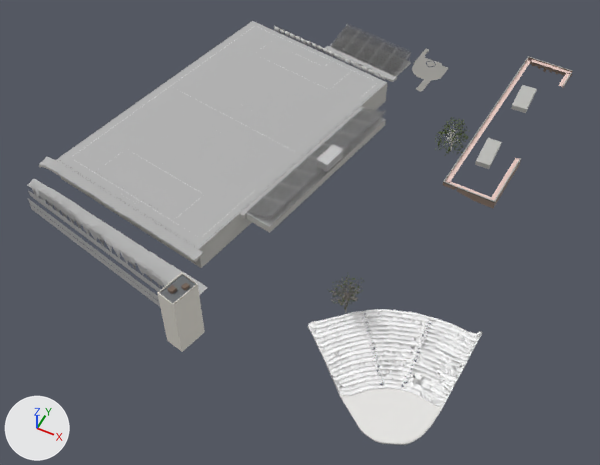
One commit to the glTF model models/main/lod/t_-2_0.glb: the scene before it, then after it.
Camera for both pictures: a 50 mm camera at (-136.0, -122.0, 351.0) aimed at (-229.0, 63.0, 119.0). The lights are fixed; the arrows at lower left show +X, +Y and +Z. The picture after the commit comes second. Where no turn or scale is listed for an object, it has been applied to the vertices. Vertices at exactly the same position are counted once.

In view in the first picture: 'Dickson_Roof_Box_N (ortho; type + 1.8 m height UNVERIFIED)', 'Feliciano forecourt concrete slabs + south walk (ortho 2020 out', 'Kasser_amphitheater_bowl_hl', 'PY_Dickson_wing_parapet_back_roofstrip_UNVERIFIED', 'Red Hawk NE core (flat-roof core, dark roof with equipment (ort', 'WS243_edge_wall_fr_front_walkway_UNVERIFIED', 'eu_rhd_north_retaining_wall', 'fr_stand_entry_steps', 'fr_stand_seating', 'fr_stand_under_pad', 'fs_turf', 'fu_deck_base_strip' and 10 more.
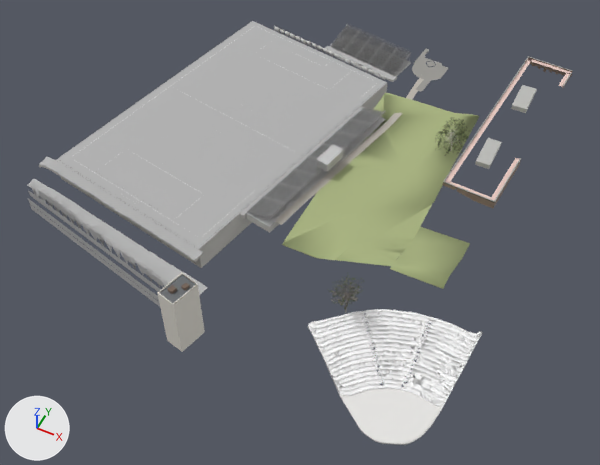
Where the newer file only moved an object's origin or applied its transform, the numbers keep the older frame.

The change, as a list of edits to the scene's bpy script:
```text
Add mat_ws248_paving_concrete_walk_joints_1p524m_uv:
    mat_ws248_paving_concrete_walk_joints_1p524m_uv = principled_material('WS248_Paving_concrete_walk_joints_1p524m_UV')
    mat_ws248_paving_concrete_walk_joints_1p524m_uv.base_color = (0.487, 0.451, 0.401)  # grey #b9b3aa
    mat_ws248_paving_concrete_walk_joints_1p524m_uv.roughness = 0.7
Change me_pz_feliciano_sw_dtm_edge_feather_unverified:
    used by ob_pz_feliciano_sw_dtm_edge_feather_unverified; location = (-258.7, 90.5, 133.1)
    remove me_pz_feliciano_sw_dtm_edge_feather_unverified.from_pydata(...)  # 669 vertices, 1283 faces; spans x -12.3..12.3, y -34.5..34.5, z -0.6..0.6
    add me_pz_feliciano_sw_dtm_edge_feather_unverified.from_pydata(...)  # 860 vertices, 1518 faces; spans x -12.3..90.7, y -48.5..45.5, z -0.6..12.2
    me_pz_feliciano_sw_dtm_edge_feather_unverified part 1: a new loose piece of 189 vertices spanning x 32.7..90.7, y -48.5..45.5, z 0.6..12.2, in mat_ground_ortho_grass (green #a8b380)
    other edits to the shape of me_pz_feliciano_sw_dtm_edge_feather_unverified do not show in these pictures
Add me_ws247_e_stand_back_walk_ortho2020_unverified_level_001:
    me_ws247_e_stand_back_walk_ortho2020_unverified_level_001.from_pydata(...)  # 208 vertices, 234 faces; spans x -9.4..9.4, y -51.2..51.2, z -0.3..0.3
    # faces by material slot: [122, 112]
    me_ws247_e_stand_back_walk_ortho2020_unverified_level_001.materials.append(mat_ws248_paving_concrete_walk_joints_1p524m_uv)  # grey #b9b3aa
    me_ws247_e_stand_back_walk_ortho2020_unverified_level_001.materials.append(mat_greenhouse_basewall_concrete)  # light grey #c4c2bd
Add ob_ws247_e_stand_back_walk_ortho2020_unverified_level:
    ob_ws247_e_stand_back_walk_ortho2020_unverified_level = bpy.data.objects.new('WS247_E_stand_back_walk_ortho2020_UNVERIFIED_level', me_ws247_e_stand_back_walk_ortho2020_unverified_level_001)
    ob_ws247_e_stand_back_walk_ortho2020_unverified_level.location = (-223.6, 102.9, 134.3)
```

What differs and where, as boxes [x1, y1, x2, y2] in the pictures (600 x 465 px):
'PZ_Feliciano_SW_DTM_edge_feather_UNVERIFIED', reshaped (not visible before)
    after: [282, 93, 479, 289]
'WS247_E_stand_back_walk_ortho2020_UNVERIFIED_level', added
    after: [275, 78, 424, 225]
    faces in mat_ws248_paving_concrete_walk_joints_1p524m_uv (grey #b9b3aa): [275, 78, 424, 225]
